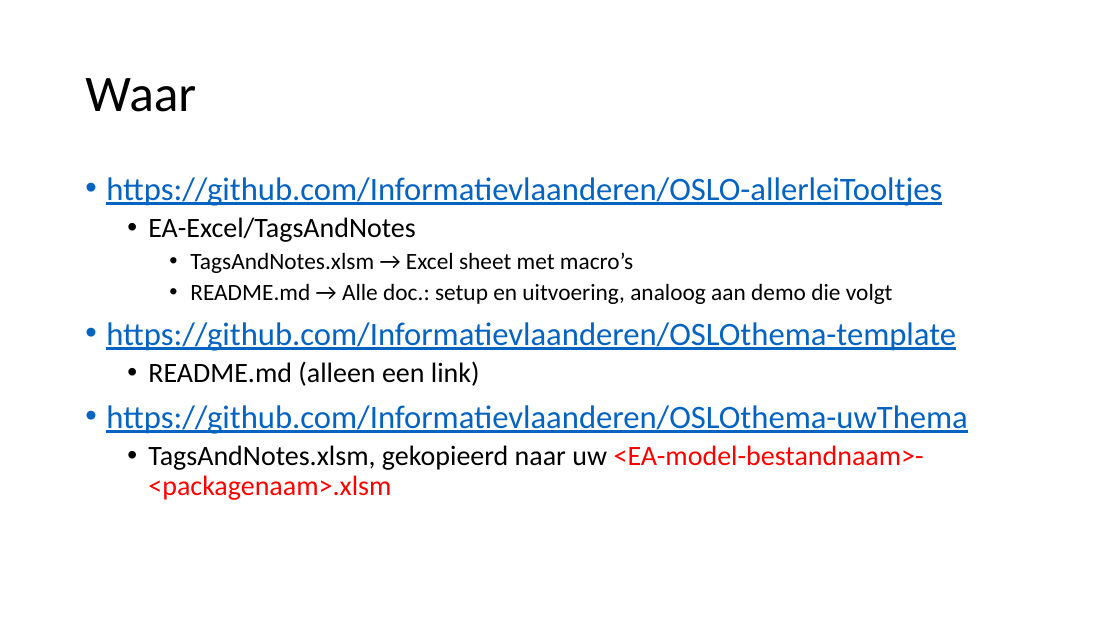
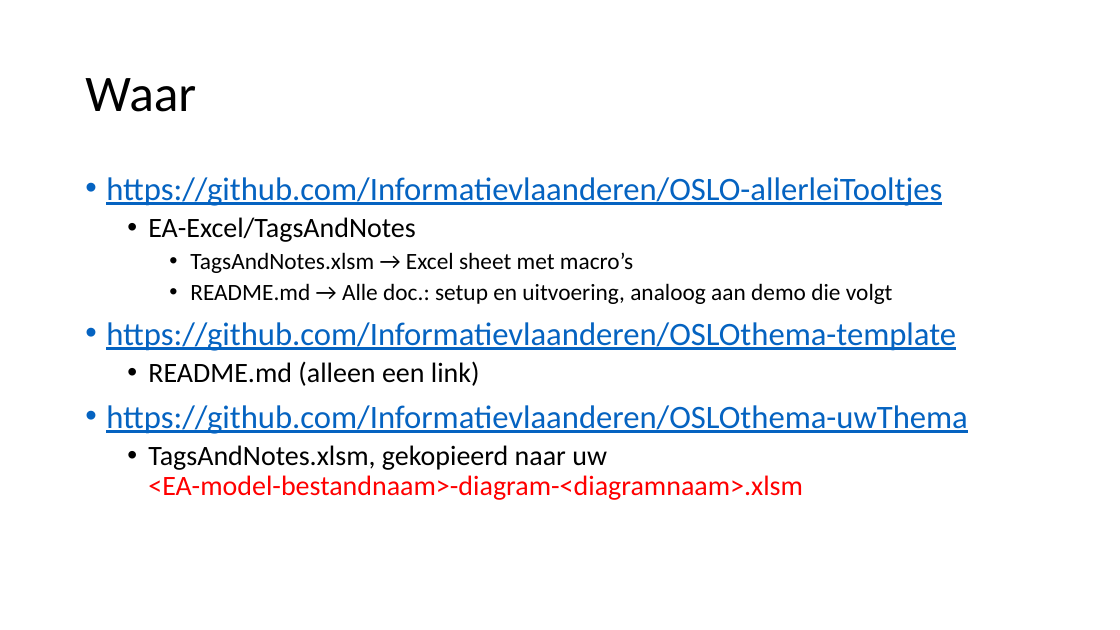
Before and after one commit to Informatievlaanderen/OSLO-allerleiTooltjes, a slide deck: slide 4 of EA-Excel/TagsAndNotes/pptx/TagsAndNotes.pptx. Drawn at 1120x630 pixels with LibreOffice and Linux fonts; fonts in the diff are those of the drawing. Boxes give left, top, right and bottom in pixels: in the first picture for what was removed or moved away, otherwise in the second. Text is boxed around its words. In the diff, an @@ line names an element or a change of style, - is before the commit and + after.

Commit message:
+ diagram-gericht werken

```diff
--- a/EA-Excel/TagsAndNotes/pptx/TagsAndNotes.pptx
+++ b/EA-Excel/TagsAndNotes/pptx/TagsAndNotes.pptx
@@ text at box(148, 445, 803, 500): text changed @@
-  • TagsAndNotes.xlsm, gekopieerd naar uw <EA-model-bestandnaam>-<packagenaam>.xlsm
+  • TagsAndNotes.xlsm, gekopieerd naar uw
+    <EA-model-bestandnaam>-diagram-<diagramnaam>.xlsm
```
Also in this commit, not shown: 5 other slides changed, 6 other files.
